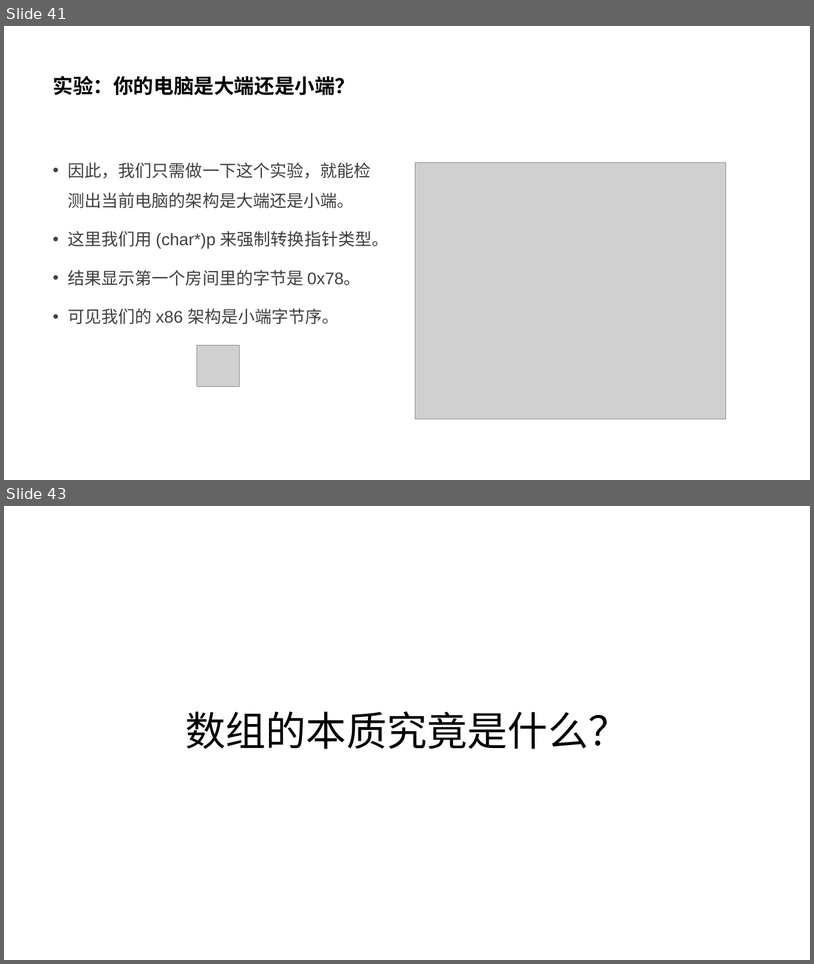
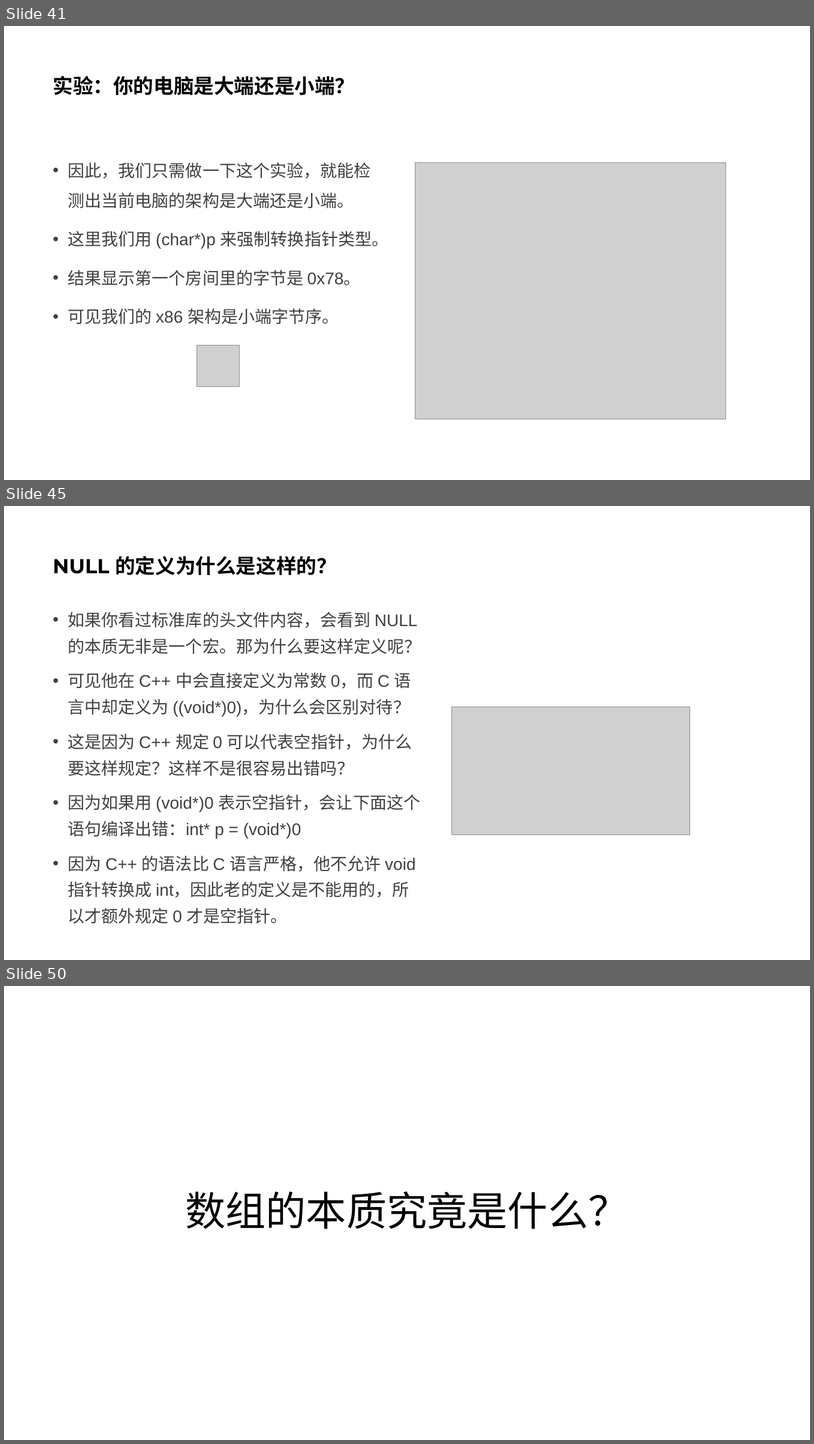
Before and after one commit to parallel101/course, a slide deck: 12/slides.pptx. Shown one above the other, each under a label of ours: slides 41 and 43 before the commit, slides 41, 45 and 50 after it; the slides between them are not shown. The pictures are 814x964 and 814x1444 pixels, drawn with LibreOffice and Linux fonts; fonts in the diff are those of the drawing; grey boxes stand for pictures. Boxes give left, top, right and bottom in pixels: in the first picture for what was removed or moved away, otherwise in the second. Text is boxed around its words. In the diff, an @@ line names an element or a change of style, - is before the commit and + after.

```diff
--- a/12/slides.pptx
+++ b/12/slides.pptx
@@ slide 45 added at [4, 506, 810, 960], background #FFFFFF @@
@@ title added at [53, 556, 337, 575], 24 pt, text #000000, bold @@
+NULL 的定义为什么是这样的？
@@ text added at [68, 612, 422, 924], 20 pt, text #404040 @@
+• 如果你看过标准库的头文件内容，会看到 NULL 的本质无非是一个宏。那为什么要这样定义呢？
+• 可见他在 C++ 中会直接定义为常数 0，而 C 语言中却定义为 ((void*)0)，为什么会区别对待？
+• 这是因为 C++ 规定 0 可以代表空指针，为什么要这样规定？这样不是很容易出错吗？
+• 因为如果用 (void*)0 表示空指针，会让下面这个语句编译出错：int* p = (void*)0
+• 因为 C++ 的语法比 C 语言严格，他不允许 void 指针转换成 int，因此老的定义是不能用的，所以才额外规定 0 才是空指针。
@@ picture added at [452, 707, 690, 834] @@
@@ what was slide 43 is now slide 50 @@
```
Also in this commit, not shown: 3 slides changed, 12 other slides added, 24 other files.
